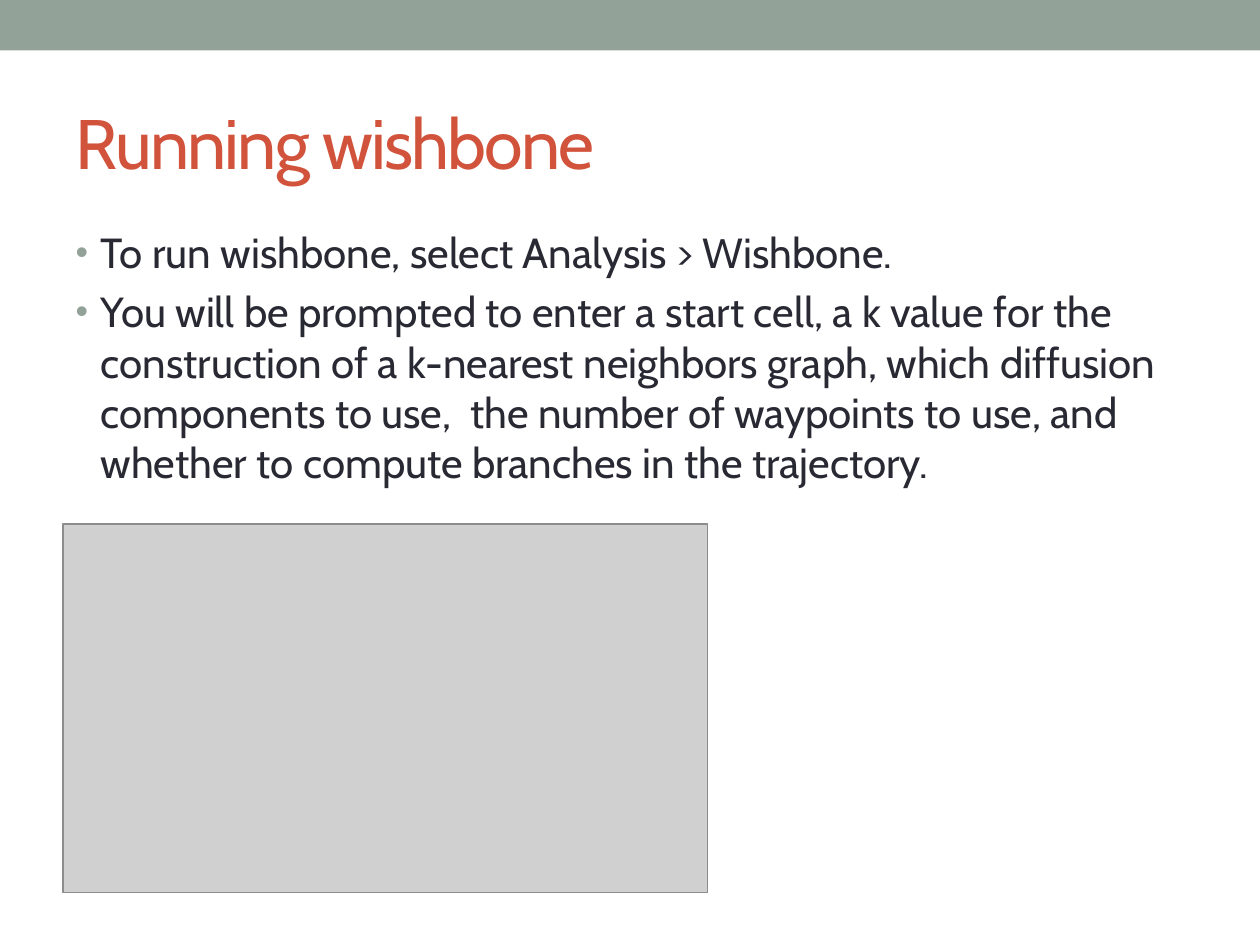
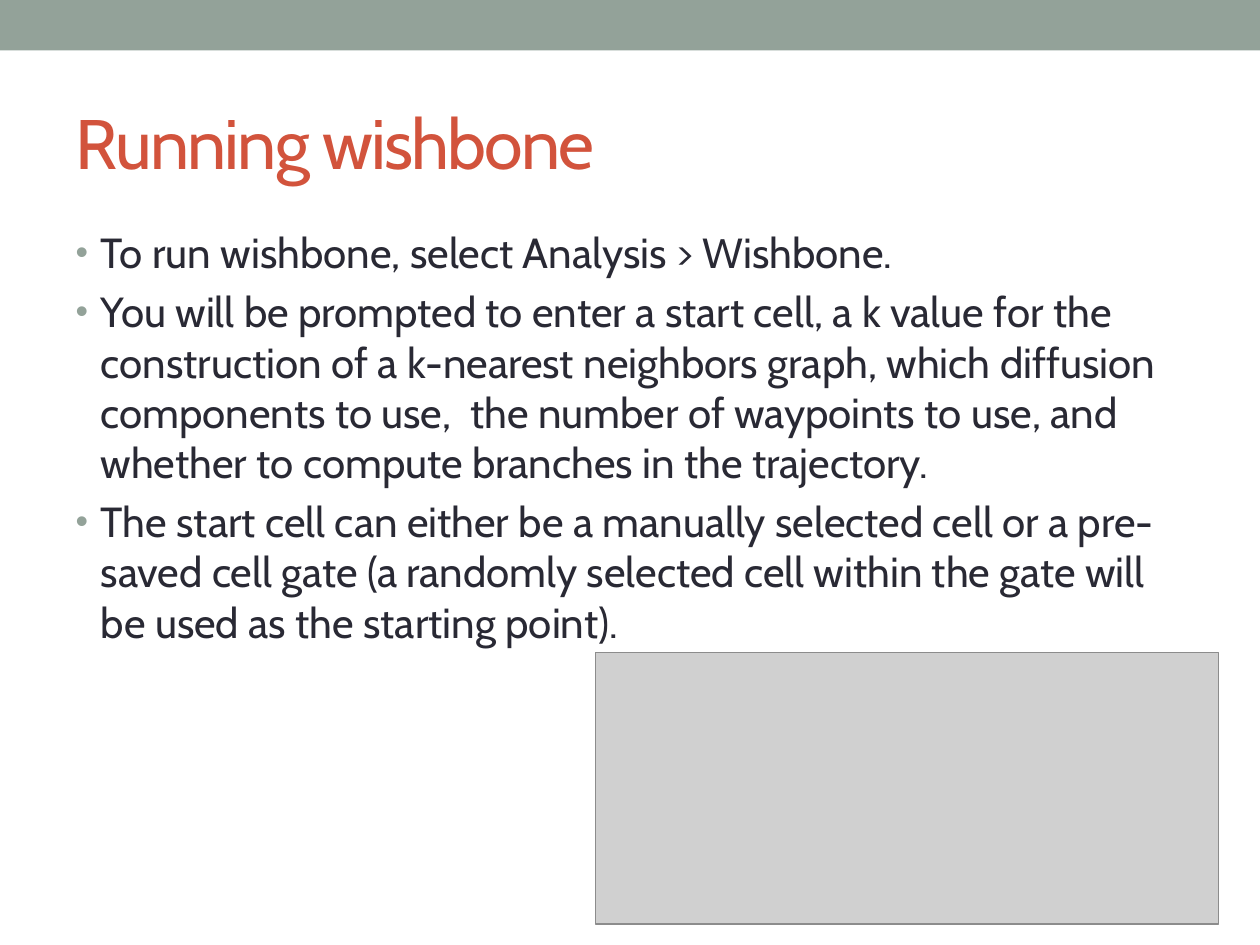
Before and after one commit to KrishnaswamyLab/MAGIC, a slide deck: slide 17 of docs/wishbone_tutorial.pptx (slide 16 before the commit). Drawn at 1260x945 pixels with LibreOffice and Linux fonts; fonts in the diff are those of the drawing; grey boxes stand for pictures. Boxes give left, top, right and bottom in pixels: in the first picture for what was removed or moved away, otherwise in the second. Text is boxed around its words. In the diff, an @@ line names an element or a change of style, - is before the commit and + after.

```diff
--- a/docs/wishbone_tutorial.pptx
+++ b/docs/wishbone_tutorial.pptx
@@ text at (101,505,1154,648): paragraph added @@
+• The start cell can either be a manually selected cell or a pre-saved cell gate (a randomly selected cell within the gate will be used as the starting point).
@@ picture removed at (63,524,707,892) @@
@@ picture added at (596,653,1220,925) @@
```
Also in this commit, not shown: 1 slide added, 1 other file.
